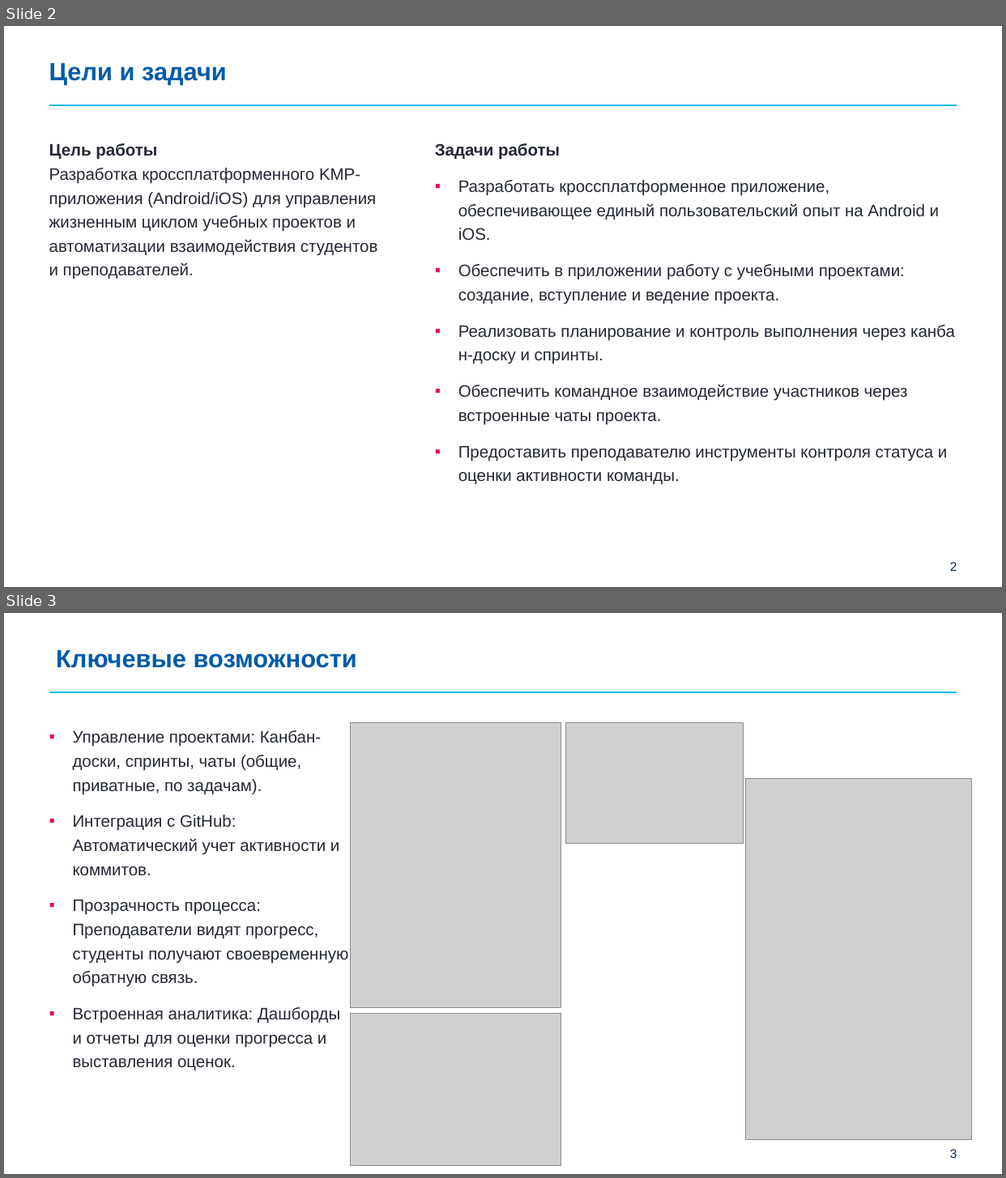
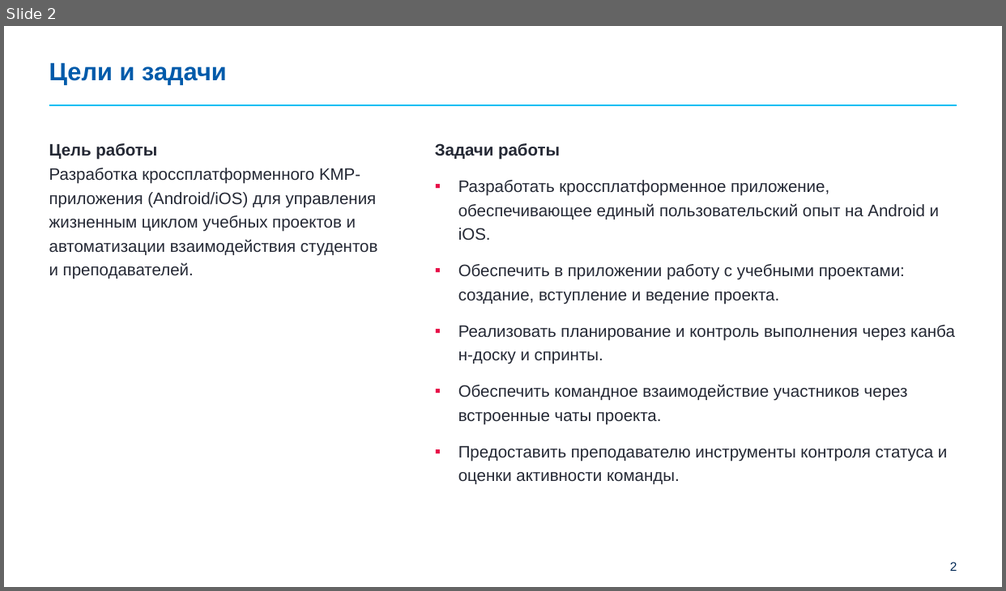
Before and after one commit to Kaelesty/Madprojects, a slide deck: docs/Бунделев_Prez.pptx. Shown one above the other, each under a label of ours: slides 2 and 3 before the commit, slide 2 after it. The pictures are 1006x1178 and 1006x591 pixels, drawn with LibreOffice and Linux fonts; fonts in the diff are those of the drawing; grey boxes stand for pictures; background and template pictures are left out. Boxes give left, top, right and bottom in pixels: in the first picture for what was removed or moved away, otherwise in the second. Text is boxed around its words. In the diff, an @@ line names an element or a change of style, - is before the commit and + after.

```diff
--- a/docs/Бунделев_Prez.pptx
+++ b/docs/Бунделев_Prez.pptx
@@ slide 3 removed at (4,613,1002,1174), background #FFFFFF; not listed: 2 template elements that a slide beside it also shows @@
@@ title removed at (56,649,357,668) @@
-Ключевые возможности
@@ text removed at (73,730,348,1071) @@
-          ▪ Управление проектами: Канбан-доски, спринты, чаты (общие, приватные, по задачам).
-          ▪ Интеграция с GitHub: Автоматический учет активности и коммитов.
-          ▪ Прозрачность процесса: Преподаватели видят прогресс, студенты получают своевременную обратную связь.
-          ▪ Встроенная аналитика: Дашборды и отчеты для оценки прогресса и выставления оценок.
@@ picture removed at (351,723,561,1008) @@
@@ picture removed at (565,723,743,844) @@
@@ picture removed at (746,779,971,1140) @@
@@ picture removed at (351,1013,561,1165) @@
```
Also in this commit, not shown: 1 slide added, 3 other slides removed, 6 other files.
